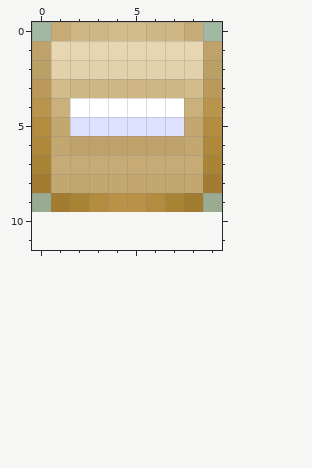
One commit to this pixel-art sprite: public/minus.png. That is the earlier state.
The file is 10x10 pixels. Colours within 5 levels of each other are drawn and written as one. The old version is drawn lined up with the new one, on the new canvas.
The same view after the edit:
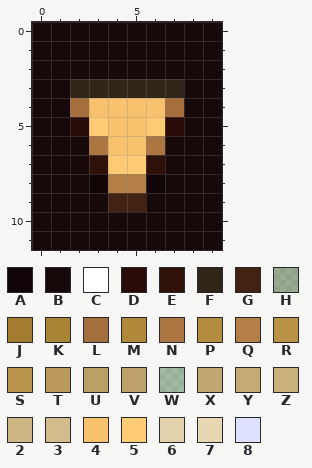
Palette (. is transparent): A #110507  B #170909  C #ffffff  D #290b07  E #2e120a  F #312418  G #422213  H #a0782c40  J #a37c31  K #a98435  L #a46f3d  M #b0883a  N #ab7641  P #b48c40  Q #b37f46  R #b99247  S #b9944d  T #ba995a  U #bba065  V #bfa26b  W #c2a87040  X #c2a870  Y #c6ab76  Z #cab17c  2 #ceb784  3 #d3bc8b  4 #f7c16e  5 #feca73  6 #e3d1ab  7 #e6d6b2  8 #dee1fe
The edit:
canvas 10x10 -> 10x12
Changed rows in their new state; - is an unchanged pixel.
first column x 0:
 0 BBBBBBBBBB
 1 BBBBBBBBBB
 2 BBBBBBBBBB
 3 BBFFFFFFBB
 4 BBL4444LBB
 5 BBD5445DBB
 6 BBBN44NBBB
 7 BBBE55EBBB
 8 BBBAQQABBB
 9 BBBBGGBBBB
10 BBBBBBBBBB
11 BBBBBBBBBB
Pixel boxes of the changes (left, top, right, bottom) in both pictures:
changed: (32, 22, 222, 250)
